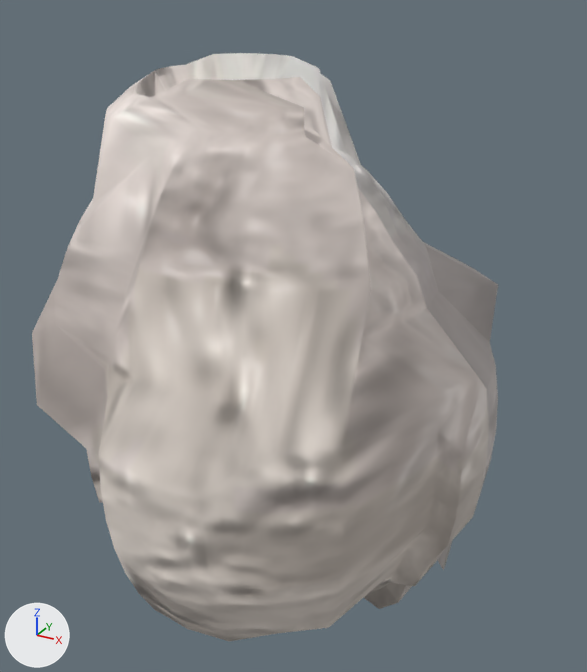
One commit to the FBX model Assets/Models/Asteroids/asteroid_small_mdl.fbx: the scene before it, then after it.
The view is the same before and after, from a 50 mm lens placed at (0.885, -1.64, 0.919), pointed at (-0.021, 0.007, 0.095). Every picture has the same lights, and +X, +Y and +Z are marked at lower left.
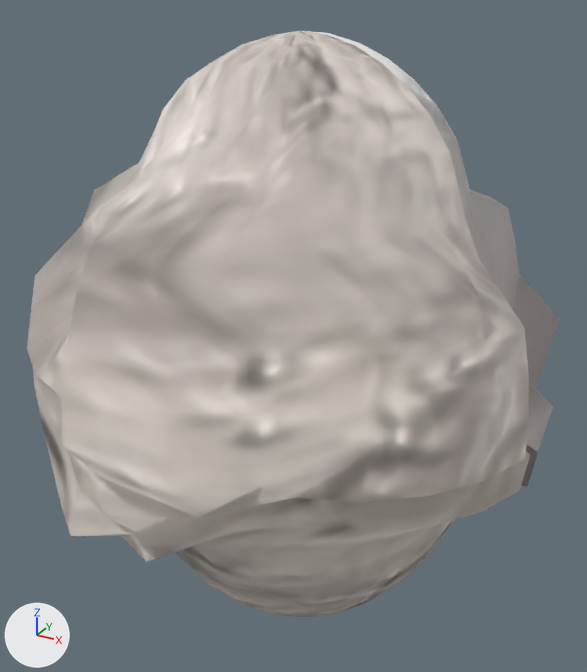
Changed parts and their boxes (x1, y1, x2, y2) in the pictures (587 x 672 px):
'Sphere', reshaped, rescaled (14% wider): before (32, 53, 498, 641); after (27, 31, 560, 617)

The change in detail:
me_sphere_mesh is used by ob_sphere; location (0.0, 0.0, 0.0); rotation (1.571, 0.0, 0.0), in degrees (90, 0, 0); scale (1.0, 1.25, 1.0).
me_sphere_mesh had 554 vertices, 576 faces and spanned x -0.631..0.523, y -0.528..0.604, z -0.5..0.626.
me_sphere_mesh now has 554 vertices, 576 faces and spans x -0.606..0.607, y -0.457..0.545, z -0.708..0.713.
me_sphere_mesh part 1: 554 of 554 vertices moved; they spanned x -0.631..0.523, y -0.528..0.604, z -0.5..0.626 and now span x -0.606..0.607, y -0.457..0.545, z -0.708..0.713; mean shift (0.049, 0.024, -0.044); largest move (-0.433, -0.025, -0.124) -> (-0.539, 0.039, -0.475).
Object 'Sphere' (ob_sphere) is rescaled from (1.0, 1.25, 1.0) to (1.0, 1.5, 1.0).
